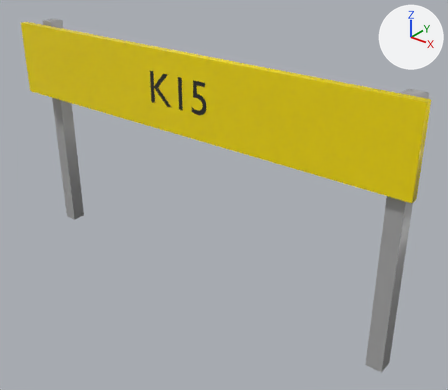
A saved change to the glTF model panneaux/10_AK_signalisation_temporaire/K15.glb.
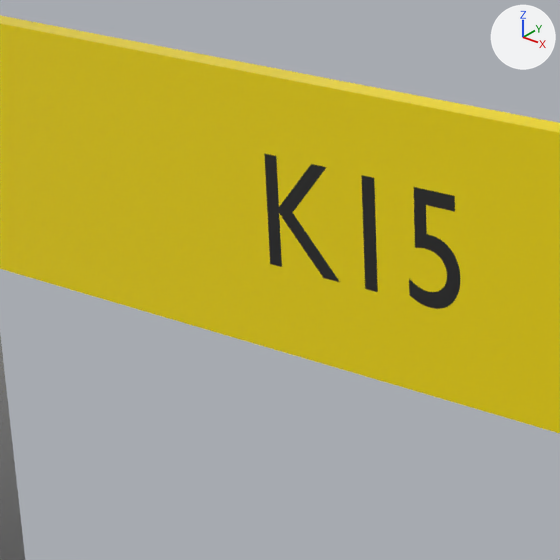
Each version is shown whole from a 50 mm camera at (2.456, -2.879, 1.627) aimed at (0.193, -0.05, -0.127), then close up on the part from 16% to 52% of the width and 7% to 48% of the height. The axes (+X, +Y, +Z) are drawn at upper right. The lights are the same throughout. The older version's two pictures come first. Where no turn or scale is listed for an object, it has been applied to the vertices. Vertices at exactly the same position are counted once.

In view in the first close-up: 'K15_r00', 'K15_r500', 'K15_txt625'.
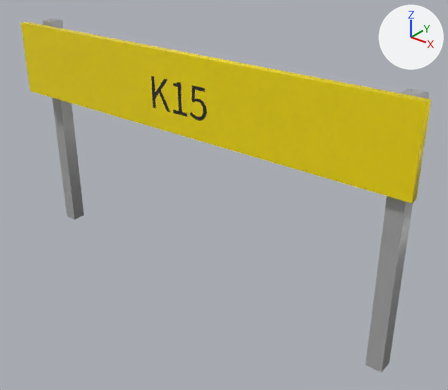
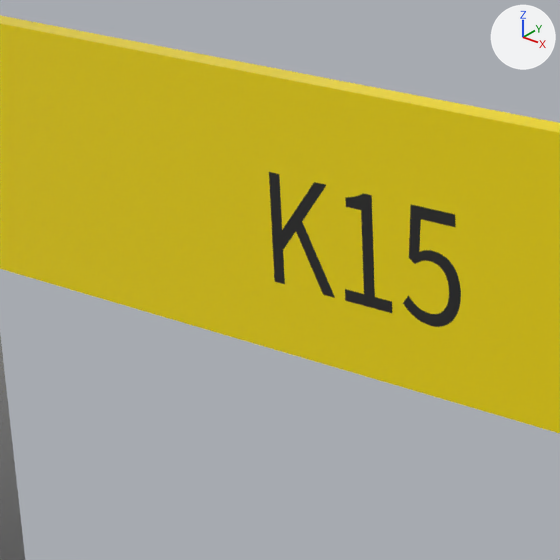
The change in detail:
me_t_520 is used by ob_k15_txt625; location (0.0, -0.252, 0.55).
Verts and faces of me_t_520; kept vertices keep their numbers, new ones are numbered from 186.
Before the commit, vertices of me_t_520: 78 (0.009, 0.0, -0.088) at pixel (365, 288), 79 (0.009, 0.0, 0.112) at pixel (361, 175), 80 (0.038, 0.0, 0.112) at pixel (374, 178), 81 (0.038, 0.0, -0.088) at pixel (377, 292), 171 (0.009, 0.0, -0.088) at pixel (365, 288).
Before the commit, vertices of me_t_520: 172 (0.009, 0.0, 0.112) at pixel (361, 175), 173 (0.038, 0.0, 0.112) at pixel (374, 178), 174 (0.038, 0.0, -0.088) at pixel (377, 292).
me_t_520 had 186 vertices, 360 faces and spanned x -0.221..0.225, y 0.0, z -0.091..0.112.
me_t_520 now has 276 vertices, 540 faces and spans x -0.212..0.225, y 0.0, z -0.123..0.081.
me_t_520 part 1: the loose piece of 156 vertices spanning x 0.111..0.225, y 0.0, z -0.091..0.112 is rebuilt with 206 vertices and now spans x 0.095..0.225, y 0.0, z -0.123..0.081.
me_t_520 part 2: the loose piece of 22 vertices spanning x -0.221..-0.051, y 0.0, z -0.088..0.112 is rebuilt with 26 vertices and now spans x -0.212..-0.064, y 0.0, z -0.119..0.081.
me_t_520 part 3: a new loose piece of 44 vertices spanning x -0.039..0.07, y 0.0, z -0.119..0.081, in mat_noir_pictogramme (black #272727).
Part 4, on me_t_520:
Vertices deleted: 78 to 81, 171 to 174 (with the faces that use them).

Changed parts and their boxes [x1, y1, x2, y2] in the close-ups (560 x 560 px):
'K15_txt625', reshaped: before [264, 153, 460, 309]; after [269, 172, 461, 327]
part 1 of me_t_520, rebuilt (13% wider): before [409, 187, 460, 309]; after [403, 204, 461, 327]
part 2 of me_t_520, rebuilt (13% narrower): before [264, 153, 340, 282]; after [269, 172, 335, 298]
part 3 of me_t_520, added (black): after [345, 193, 392, 313]
part 4 of me_t_520, deleted (black): before [361, 175, 378, 292]
